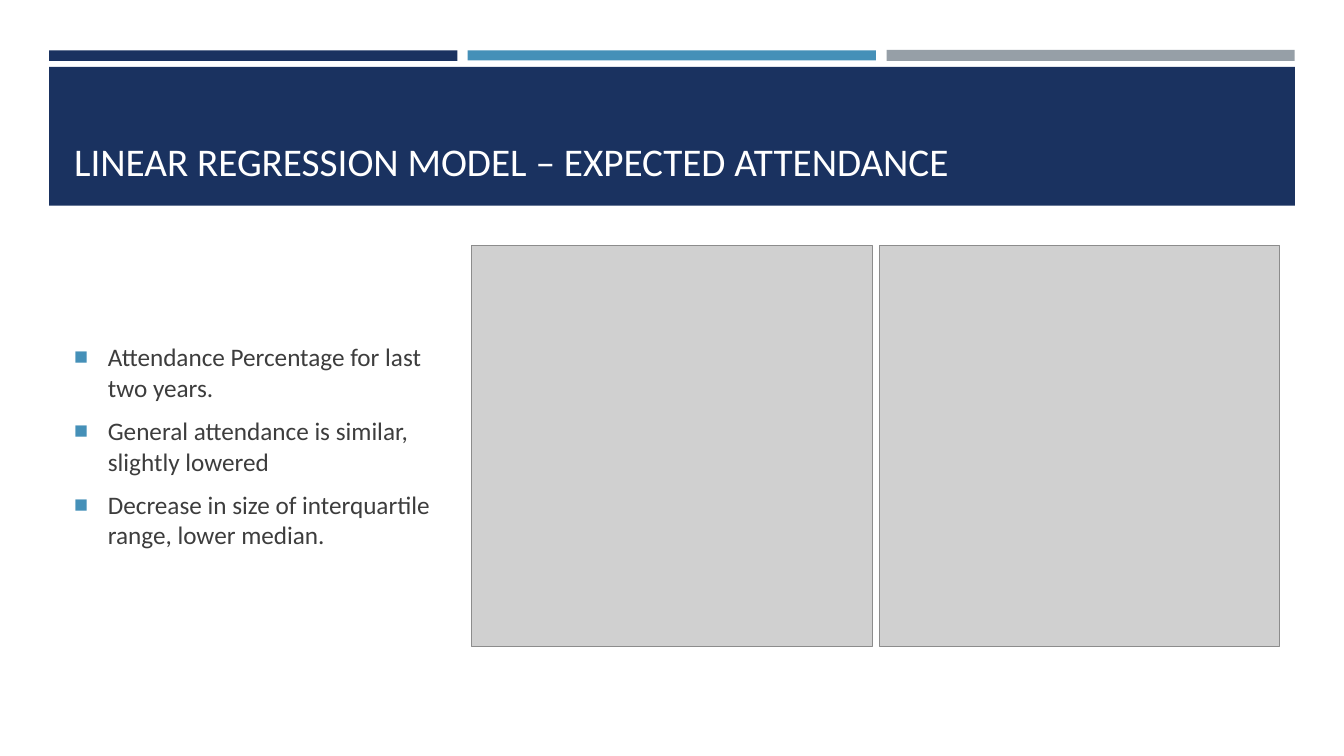
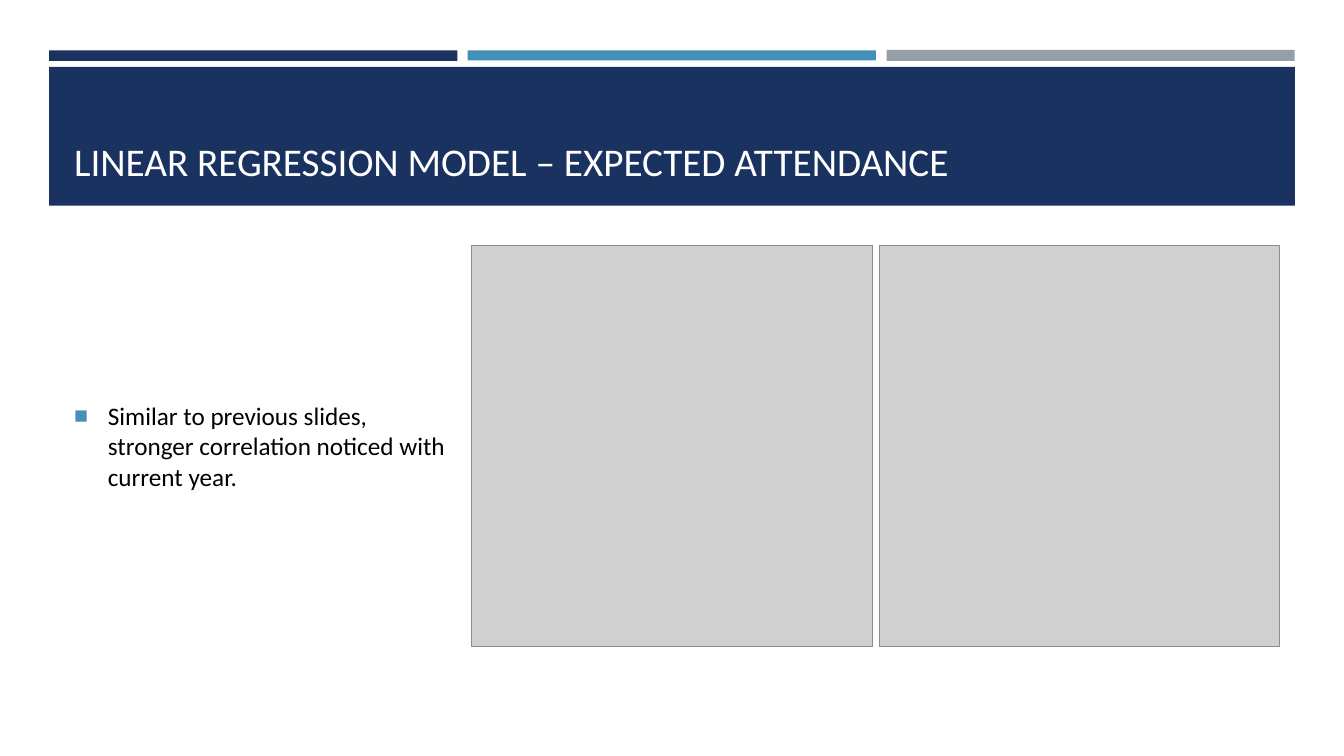
Before and after one commit to ChrisAcornleyPhD/CAP512Data, a slide deck: slide 27 of scripts/CAP512.pptx (slide 25 before the commit). Drawn at 1344x756 pixels with LibreOffice and Linux fonts; fonts in the diff are those of the drawing; grey boxes stand for pictures. Boxes give left, top, right and bottom in pixels: in the first picture for what was removed or moved away, otherwise in the second. Text is boxed around its words. In the diff, an @@ line names an element or a change of style, - is before the commit and + after.

```diff
--- a/scripts/CAP512.pptx
+++ b/scripts/CAP512.pptx
@@ text at (x1=108, y1=407, x2=444, y2=490): text changed; text colour #3D3D3D to #000000 @@
-■ Attendance Percentage for last two years.
-■ General attendance is similar, slightly lowered
-■ Decrease in size of interquartile range, lower median.
+■ Similar to previous slides, stronger correlation noticed with current year.
```
Also in this commit, not shown: 21 other slides changed, 3 slides added.
